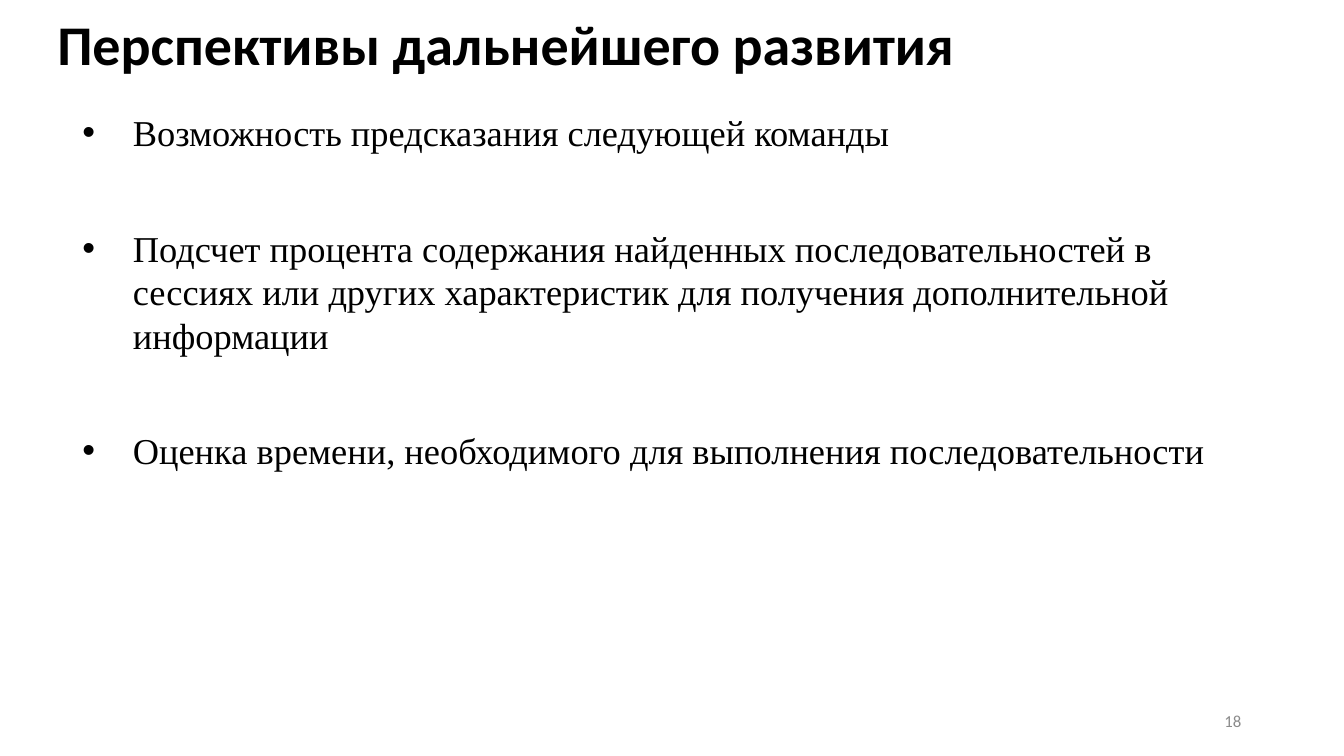
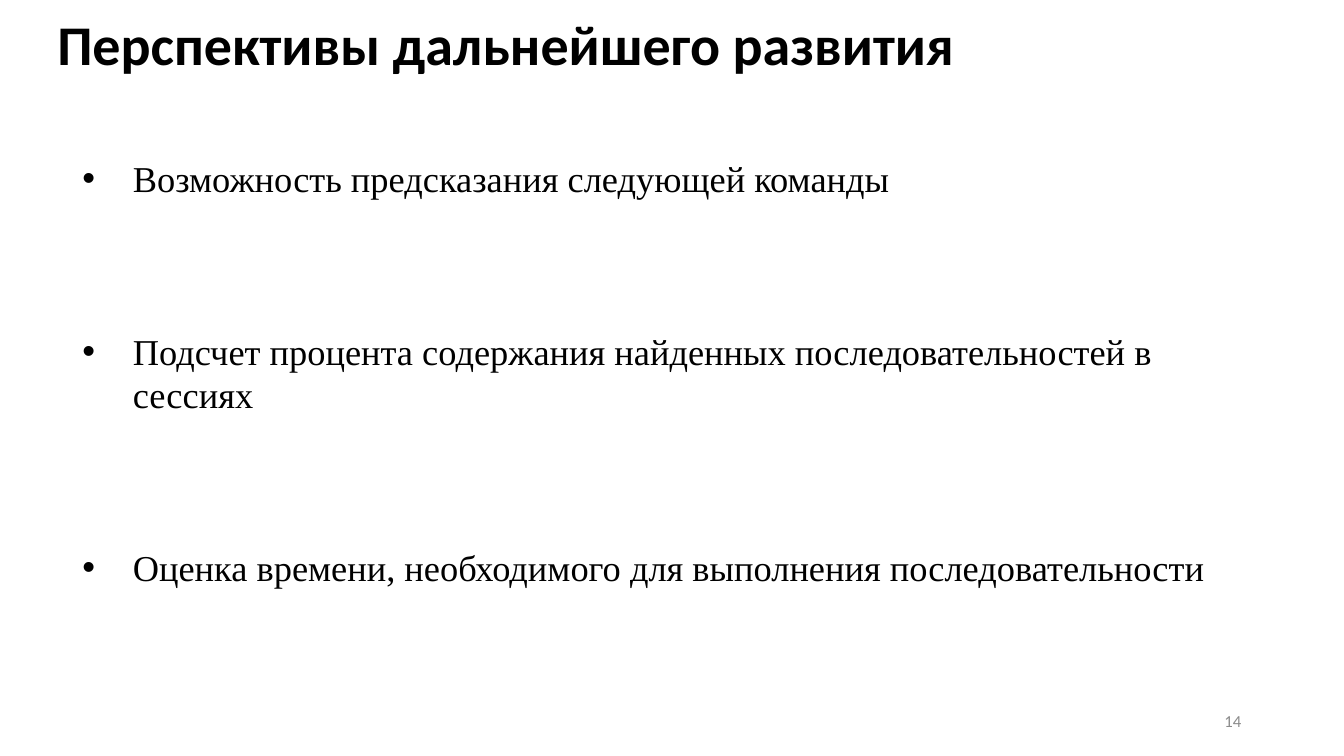
Before and after one commit to Inlucker/8semestr, a slide deck: slide 14 of ВКР/Презентация/ПронинАС_ВКР_презентация.pptx (slide 18 before the commit). Drawn at 1344x756 pixels with LibreOffice and Linux fonts; fonts in the diff are those of the drawing. Boxes give left, top, right and bottom in pixels: in the first picture for what was removed or moved away, otherwise in the second. Text is boxed around its words. In the diff, an @@ line names an element or a change of style, - is before the commit and + after.

```diff
--- a/ВКР/Презентация/ПронинАС_ВКР_презентация.pptx
+++ b/ВКР/Презентация/ПронинАС_ВКР_презентация.pptx
@@ text "Возможность предсказания следующей команды": place and size @@
-text "Возможность предсказания следующей команды" at box(133, 121, 1204, 471)
+text "Возможность предсказания следующей команды" at box(133, 167, 1204, 588)
@@ text at box(133, 340, 1151, 409): text changed @@
-• Подсчет процента содержания найденных последовательностей в сессиях или других характеристик для получения дополнительной информации
+• Подсчет процента содержания найденных последовательностей в сессиях
@@ page number at box(1224, 716, 1241, 727): text changed @@
-18
+14
```
Also in this commit, not shown: 2 other slides changed, 4 slides removed, 2 other files.
